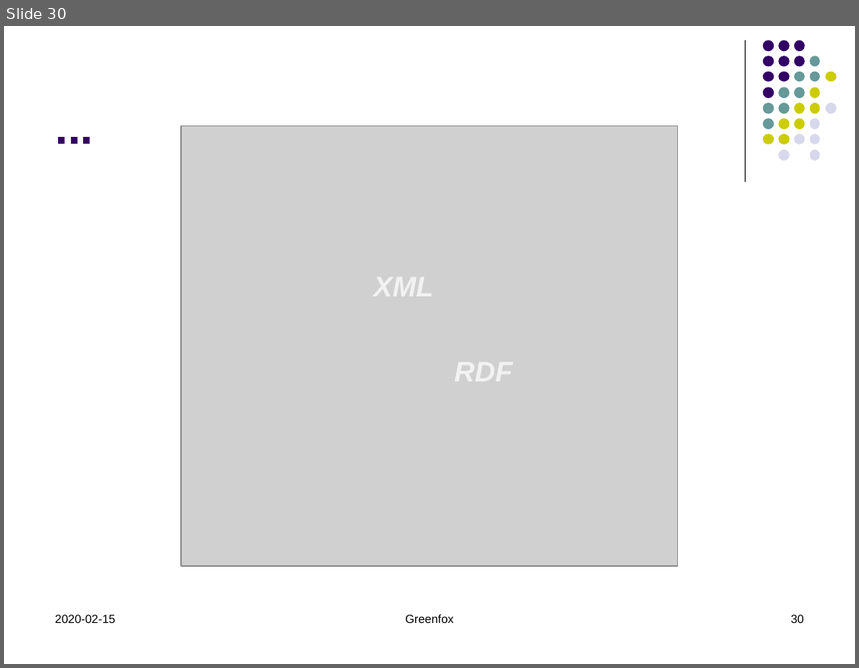
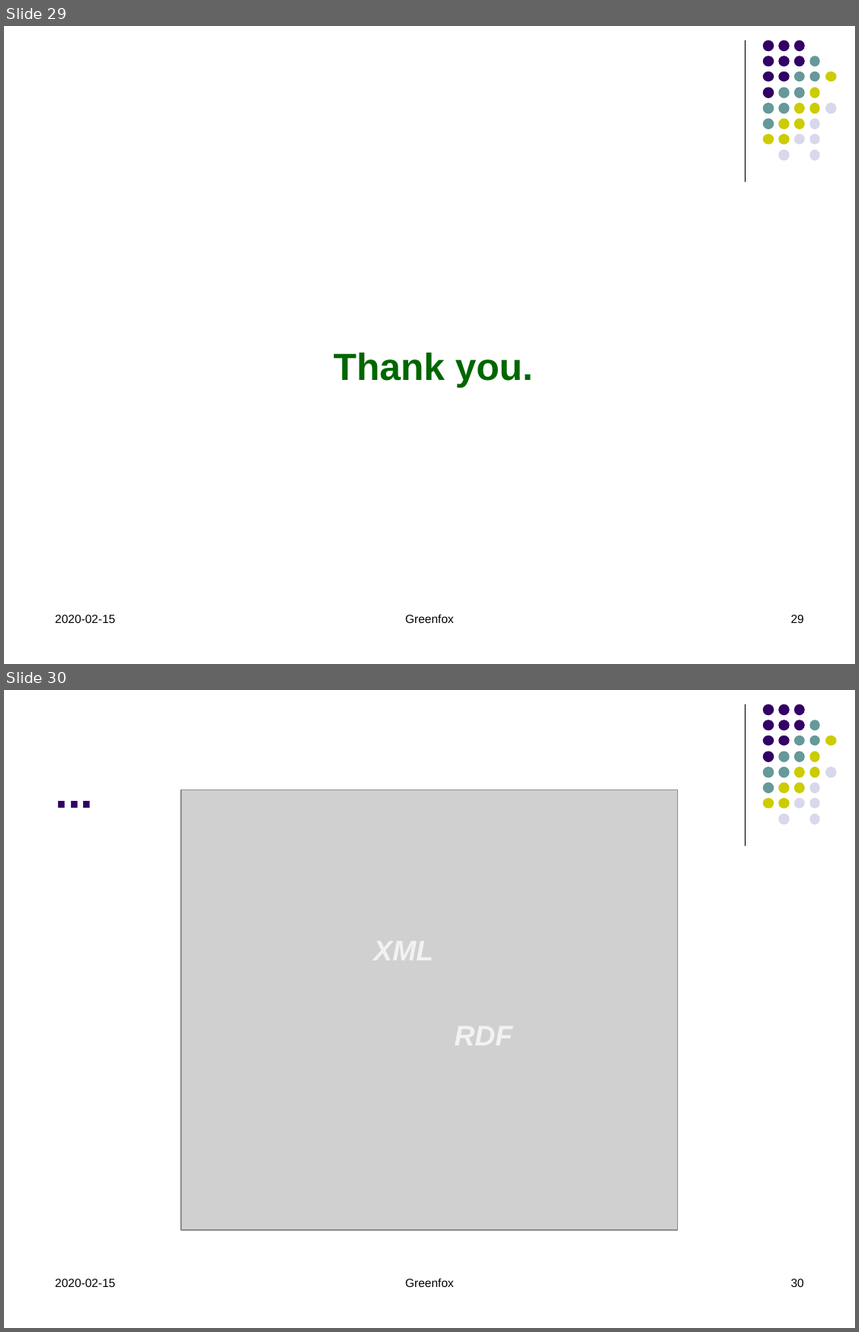
Before and after one commit to hrennau/greenfox, a slide deck: about/greenfox07.pptx. Shown one above the other, each under a label of ours: slide 30 before the commit, slides 29 and 30 after it. The pictures are 859x668 and 859x1332 pixels, drawn with LibreOffice and Linux fonts; fonts in the diff are those of the drawing; grey boxes stand for pictures. Boxes give left, top, right and bottom in pixels: in the first picture for what was removed or moved away, otherwise in the second. Text is boxed around its words. In the diff, an @@ line names an element or a change of style, - is before the commit and + after.

```diff
--- a/about/greenfox07.pptx
+++ b/about/greenfox07.pptx
@@ slide 29 added at box(4, 26, 855, 664), background #FFFFFF; not listed: 32 template elements that a slide beside it also shows @@
@@ text added at box(334, 353, 533, 388), 32 pt, text #006600, bold @@
+Thank you.
@@ text added at box(55, 615, 115, 623), 10 pt, text #000000 @@
+2020-02-15
@@ text added at box(405, 614, 454, 623), 10 pt, text #000000 @@
+Greenfox
@@ page number added at box(791, 615, 804, 623), 10 pt, text #000000 @@
+29
```
Also in this commit, not shown: 7 slides changed, 4 other slides added, 1 other file.
